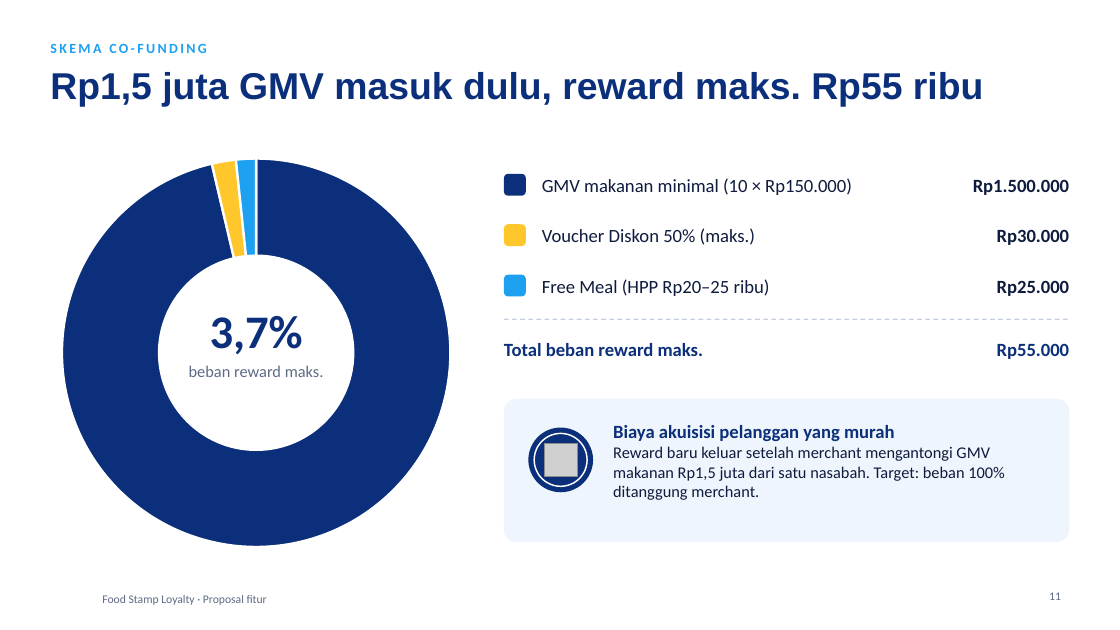
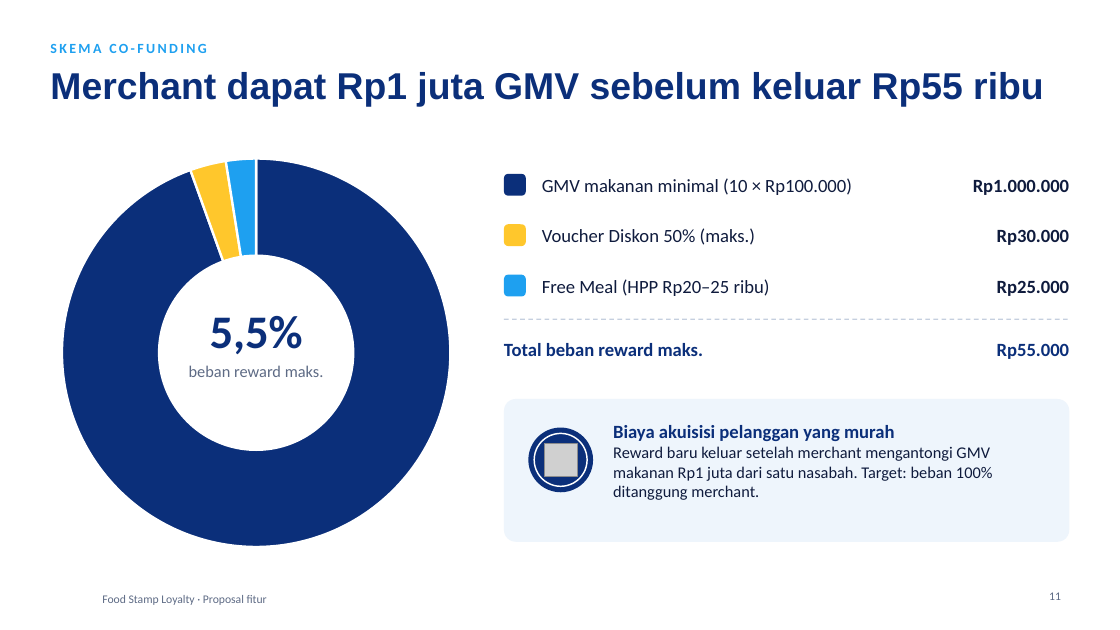
Before and after one commit to ZidaNeRP/livin-food-stamp-loyalty, a slide deck: slide 11 of presentasi/Livin-Food-Stamp-Loyalty.pptx. Drawn at 1120x630 pixels with LibreOffice and Linux fonts; fonts in the diff are those of the drawing; grey boxes stand for pictures; background and template pictures are left out. Boxes give left, top, right and bottom in pixels: in the first picture for what was removed or moved away, otherwise in the second. Text is boxed around its words. In the diff, an @@ line names an element or a change of style, - is before the commit and + after.

Commit message:
Set stamp threshold back to Rp100.000
- STAMP_VALUE is Rp100.000 again; UI text follows it.
- Demo carts: Rp85.000 (nudge, Rp15.000 short) and Rp220.000
  (2 stamps, Rp20.000 forfeited).
- Tests, README and the stakeholder deck updated to match
  (merchant reward cost back to 5,5% per Rp1 juta).

```diff
--- a/presentasi/Livin-Food-Stamp-Loyalty.pptx
+++ b/presentasi/Livin-Food-Stamp-Loyalty.pptx
@@ title at <box>50,72,1043,107</box>: text changed @@
-Rp1,5 juta GMV masuk dulu, reward maks. Rp55 ribu
+Merchant dapat Rp1 juta GMV sebelum keluar Rp55 ribu
@@ doughnut chart at <box>50,147,462,559</box> @@
@@ Series 1, GMV bersih merchant: 96 to 94 @@
@@ Series 1, Voucher Diskon 50%: 2 to 3 @@
@@ text at <box>542,178,852,195</box>: text changed @@
-GMV makanan minimal (10 × Rp150.000)
+GMV makanan minimal (10 × Rp100.000)
@@ text at <box>973,179,1069,195</box>: text changed @@
-Rp1.500.000
+Rp1.000.000
@@ text at <box>210,316,303,354</box>: text changed @@
-3,7%
+5,5%
@@ text at <box>613,446,993,500</box>: text changed @@
-Reward baru keluar setelah merchant mengantongi GMV makanan Rp1,5 juta dari satu nasabah. Target: beban 100% ditanggung merchant.
+Reward baru keluar setelah merchant mengantongi GMV makanan Rp1 juta dari satu nasabah. Target: beban 100% ditanggung merchant.
```
Also in this commit, not shown: 6 other slides changed, 4 other files.
